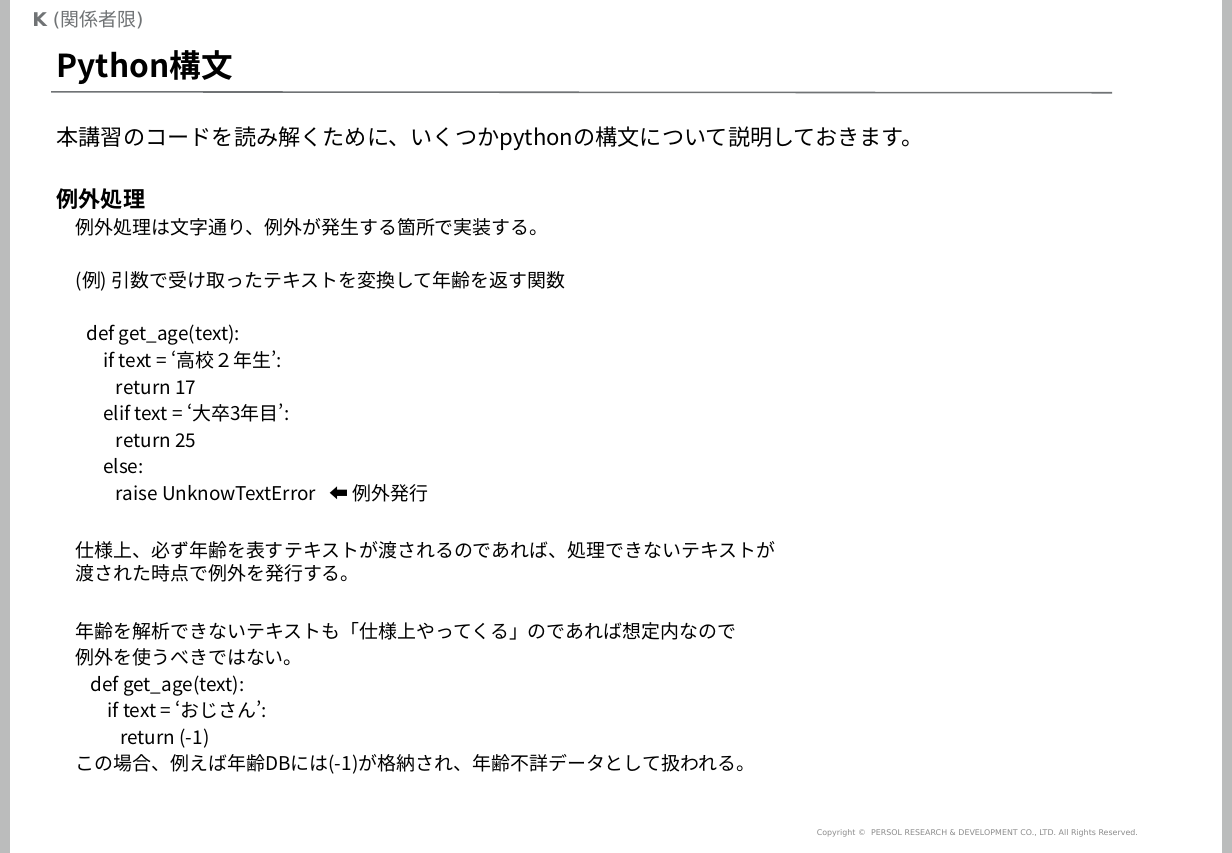
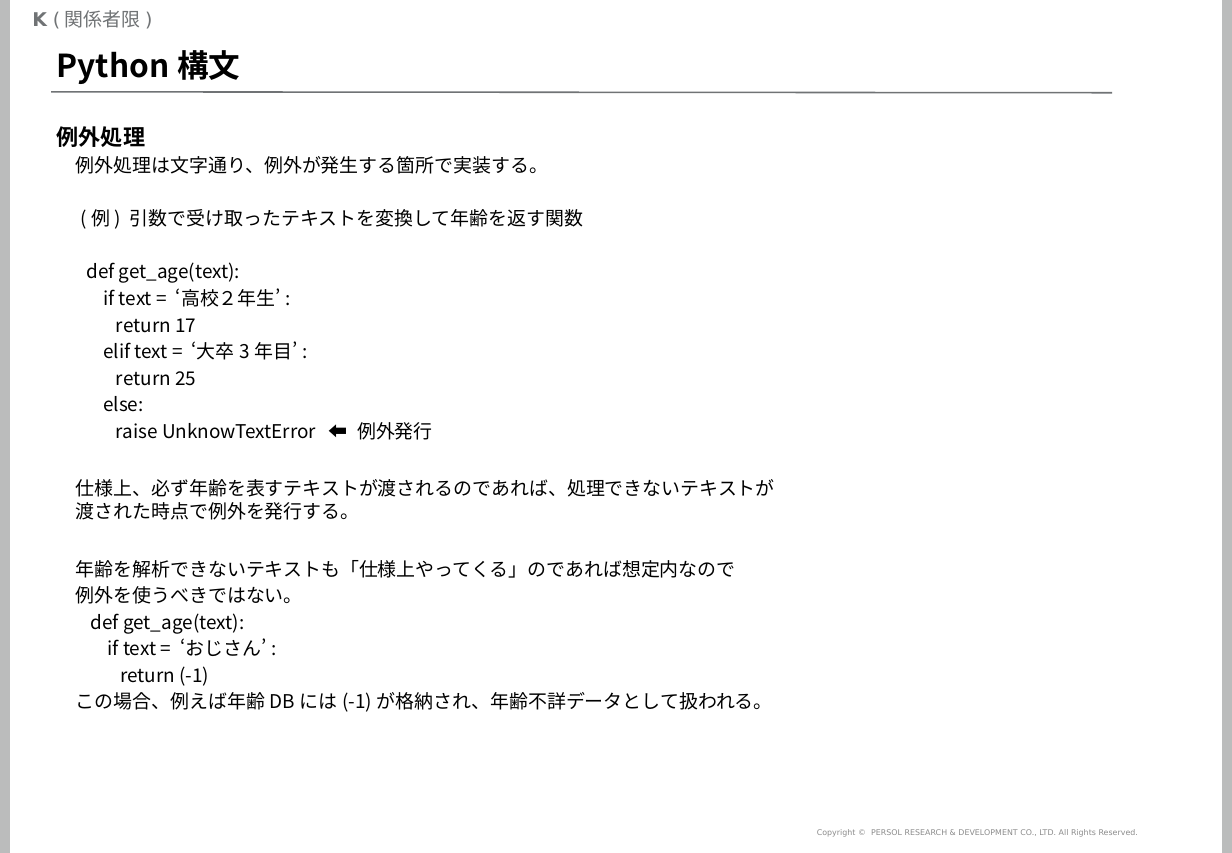
Before and after one commit to mogrodown/python_session, a slide deck: slide 67 of doc/python中級講座_2020.pptx. Drawn at 1232x853 pixels with LibreOffice and Linux fonts; fonts in the diff are those of the drawing; background and template pictures are left out. Boxes give left, top, right and bottom in pixels: in the first picture for what was removed or moved away, otherwise in the second. Text is boxed around its words. In the diff, an @@ line names an element or a change of style, - is before the commit and + after.

```diff
--- a/doc/python中級講座_2020.pptx
+++ b/doc/python中級講座_2020.pptx
@@ text at bbox=[57, 126, 924, 150]: paragraph removed @@
-本講習のコードを読み解くために、いくつかpythonの構文について説明しておきます。
```
Also in this commit, not shown: 5 other files.
